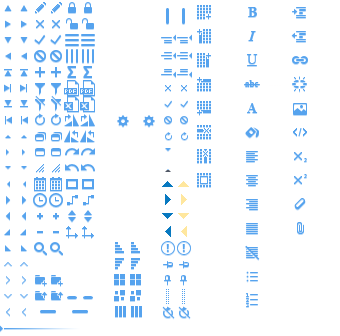
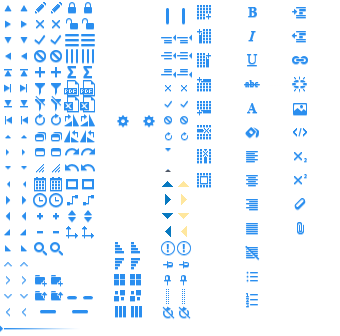
The second 340x336 image is a revision of the first. Changes to its layers:
added layer "Layer 1 copy" above "Layer 1" over <box>0,2,308,332</box>
hid "Layer 1" over <box>0,2,308,332</box>
